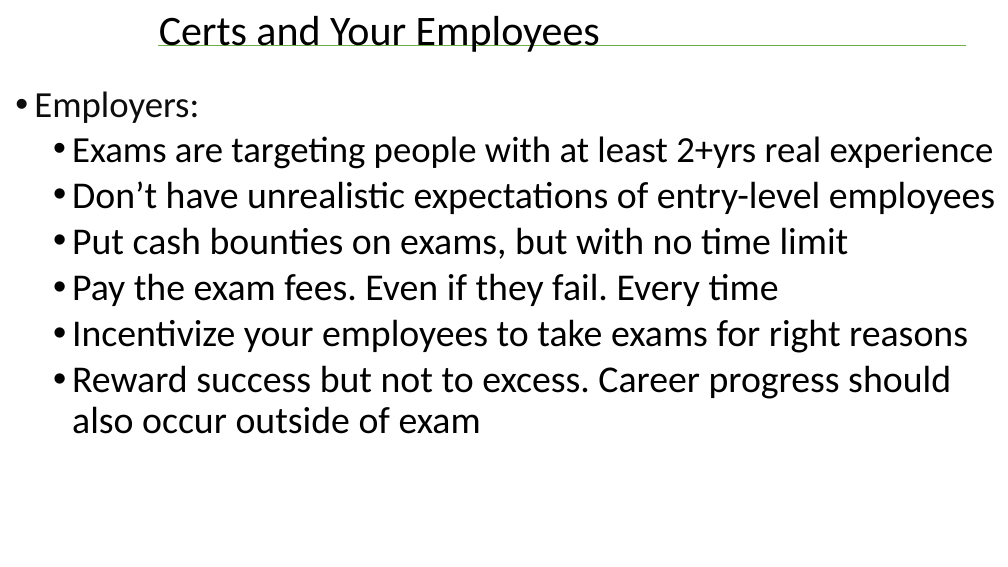
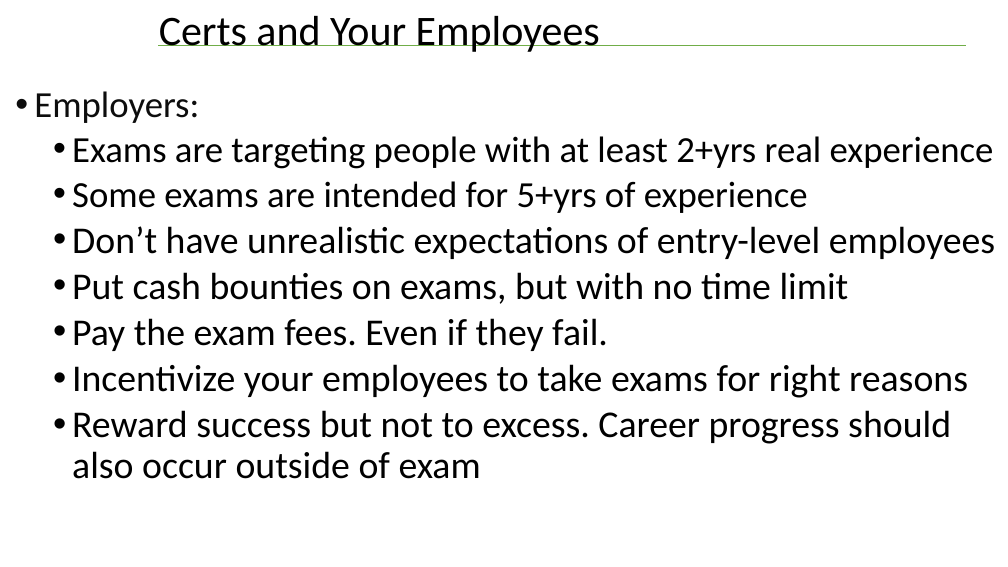
Before and after one commit to williamadba/Public-Presentations, a slide deck: slide 7 of Lunch and Learns/Think Like a Certification Exam.pptx. Drawn at 1008x567 pixels with LibreOffice and Linux fonts; fonts in the diff are those of the drawing. Boxes give left, top, right and bottom in pixels: in the first picture for what was removed or moved away, otherwise in the second. Text is boxed around its words. In the diff, an @@ line names an element or a change of style, - is before the commit and + after.

```diff
--- a/Lunch and Learns/Think Like a Certification Exam.pptx
+++ b/Lunch and Learns/Think Like a Certification Exam.pptx
@@ text at (72,181,808,213): paragraph added @@
+  • Some exams are intended for 5+yrs of experience
@@ text at (72,318,608,351): text changed @@
-  • Pay the exam fees. Even if they fail. Every time
+  • Pay the exam fees. Even if they fail.
```
Also in this commit, not shown: 5 other slides changed, 1 other file.
